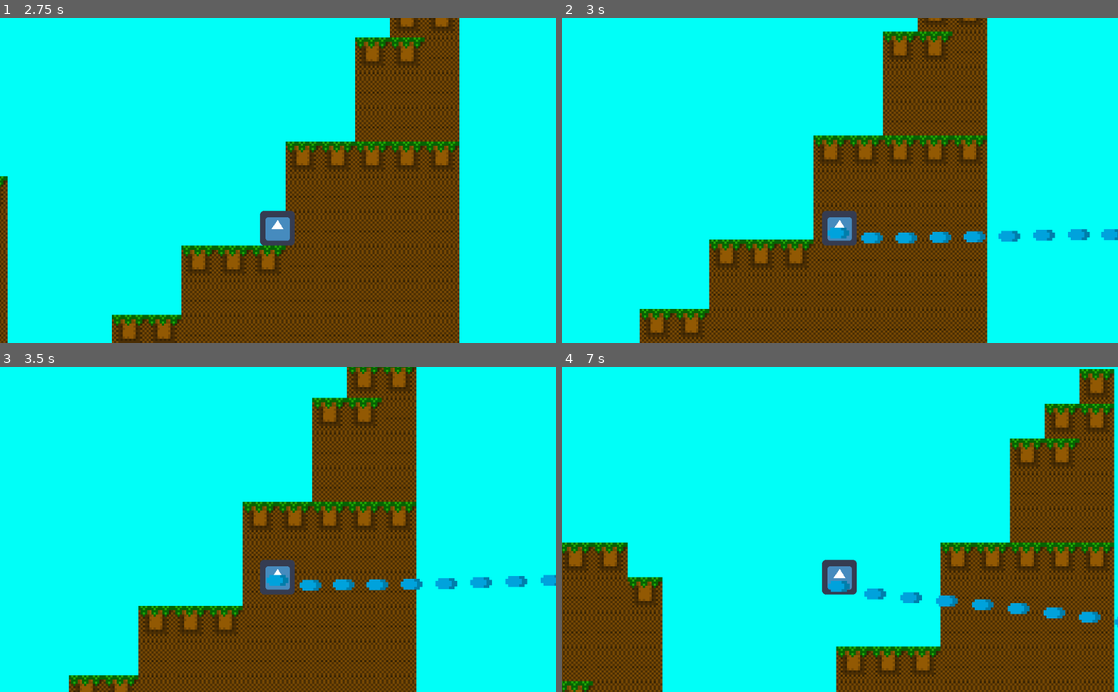
Above: before the commit, frames 1-4 (two rows, left to right).
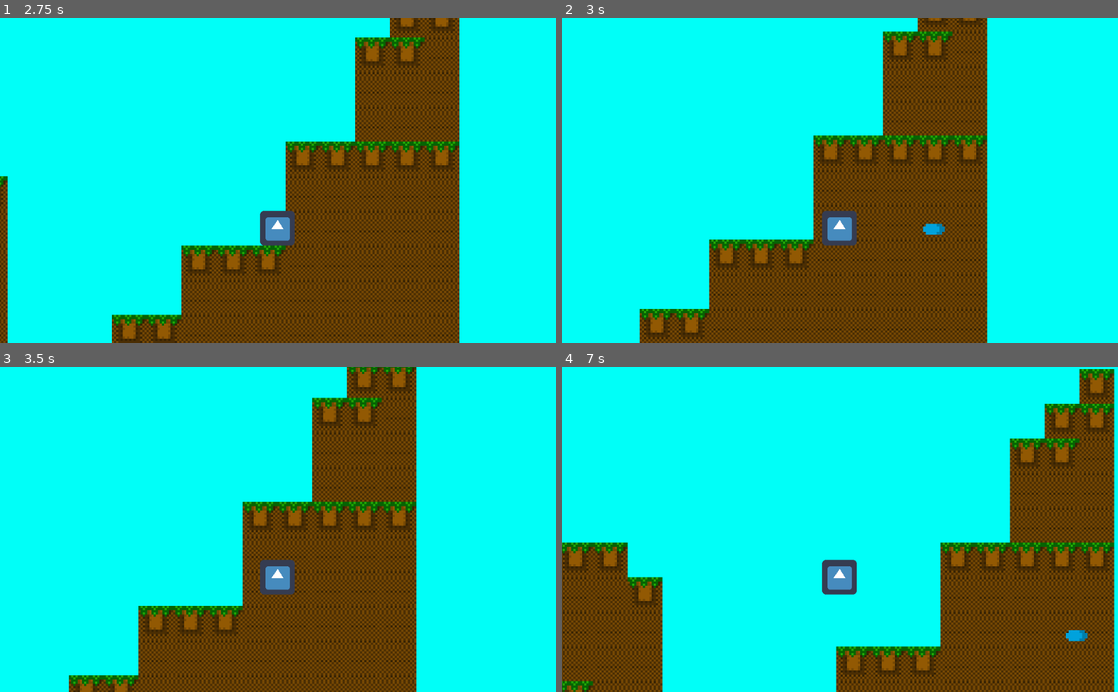
Above: after the commit, the same moments.

Repository: iloveusername/CodeOrCreateNerdsGame
Game: Godot game, scene res://Scenes/Test Scene.tscn
Same seed, same stepped clock (60 frames per second), same inputs: the game is played once before the commit and once after it. The engine's default icon, where the game draws it, is replaced by a stand-in: a white triangle on a blue panel in a dark square.
Inputs:
- Up to frame 1 (2.75 s): hold Right (ui_right) 0.53-1.28 s; tap Space (ui_select) at 0.77, 1.52 s; hold Down (ui_down) 1.28-2.03 s; hold Right (ui_right) from 2.03 s (still down)
- Up to frame 2 (3 s): release Right (ui_right) at 2.78 s; hold Up (ui_up) from 2.78 s (still down)
- Up to frame 3 (3.5 s): keep holding Up (ui_up); tap Space (ui_select) at 3.02 s
- Up to frame 4 (7 s): release Up (ui_up) at 3.53 s; hold Left (ui_left) 3.53-5.03 s; tap Space (ui_select) at 3.77, 4.52, 6.02, 6.77 s; hold Down (ui_down) 5.03-5.78 s; hold Right (ui_right) 5.78-6.53 s; hold Up (ui_up) from 6.53 s (still down)

Frame 1 is identical in both runs. In frame 2, 1.1% of the frame differs, in the area x 47-100%, y 63-70%; in frame 3, 1.1%; in frame 4, 1.1%.

Commit message:
Even Better Shooting

Diff:
--- /dev/null
+++ b/Scenes/Bullet.gd
@@ -0,0 +1,16 @@
+extends RigidBody2D
+
+
+# Declare member variables here. Examples:
+# var a = 2
+# var b = "text"
+
+
+# Called when the node enters the scene tree for the first time.
+func _ready():
+	pass # Replace with function body.
+
+
+# Called every frame. 'delta' is the elapsed time since the previous frame.
+#func _process(delta):
+#	pass
--- a/Scenes/Bullet.tscn
+++ b/Scenes/Bullet.tscn
@@ -6,6 +6,7 @@
 extents = Vector2( 15.873, 30.7692 )
 
 [node name="Bullet" type="RigidBody2D"]
+gravity_scale = 0.0
 
 [node name="Sprite" type="Sprite" parent="."]
 position = Vector2( 4.76837e-07, -4.76837e-07 )
--- a/Scripts/Player.gd
+++ b/Scripts/Player.gd
@@ -13,9 +13,9 @@
 var yDir = 1
 var jumpReady = 1.1
 var facingDir = 1
-var bulletSpeed = 2000
+var bulletSpeed = 500
 var bullet = preload("res://Scenes/Bullet.tscn")
-var charge = 100
+var shootRefresh = 100
 
 onready var rayCast = $RayCast2D
 
@@ -48,22 +48,28 @@
 #Gravity
 	motion.y += GRAVITY
 
-
 #Sprite Flip
 	if xDir == 1:
 		facingDir = 1
 	elif xDir == -1:
 		facingDir = -1
 
-	if Input.is_action_pressed("ui_up"):
+#Shooting
+	if Input.is_action_pressed("ui_up") && shootRefresh == 100:
+		shootRefresh = 0
 		shoot()
 
+	if shootRefresh != 100:
+		shootRefresh += 1
+
+	shootRefresh = clamp(shootRefresh, 0, 100)
+
 	motion = move_and_slide(motion, Vector2.UP)
-	print(jumpReady)
+	print(shootRefresh)
 
 #Bullet Stuff
 func shoot():
 	var bulletInstance = bullet.instance()
-	bulletInstance.position = get_global_position() + Vector2(0,-10)
-	bulletInstance.apply_impulse(Vector2(0,0),Vector2(bulletSpeed * facingDir,0).rotated(rotation))
+	bulletInstance.position = get_global_position() + Vector2(15*facingDir,-10)
+	bulletInstance.apply_impulse(Vector2(0,0),Vector2(bulletSpeed * facingDir, 0).rotated(rotation))
 	get_tree().get_root().call_deferred("add_child",bulletInstance)
